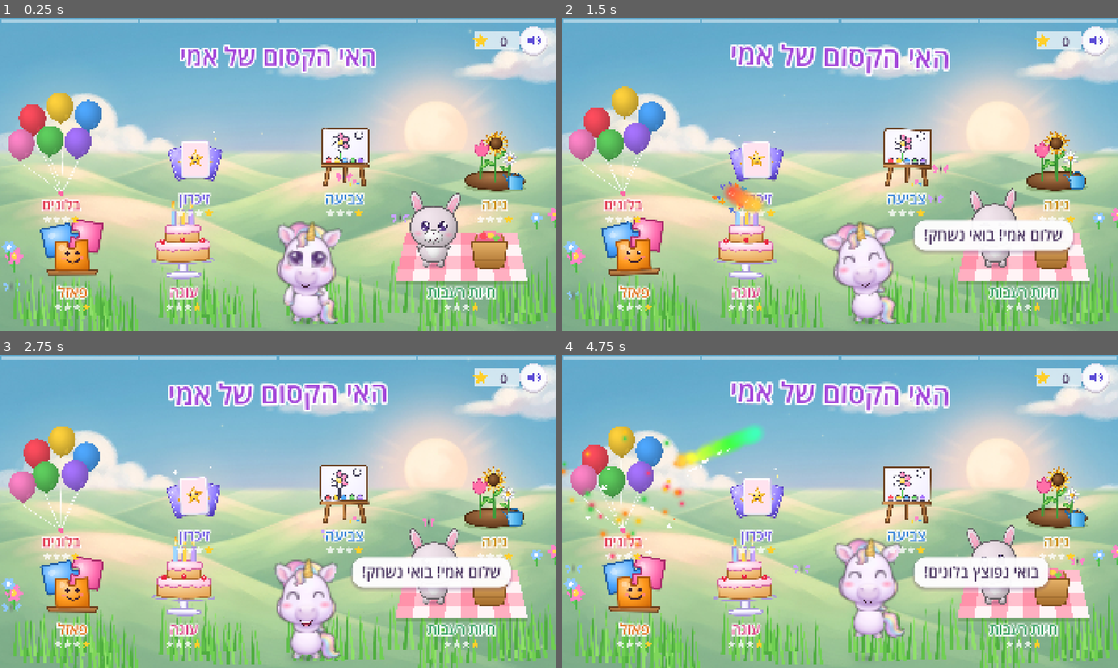
Above: before the commit, frames 1-4 (two rows, left to right).
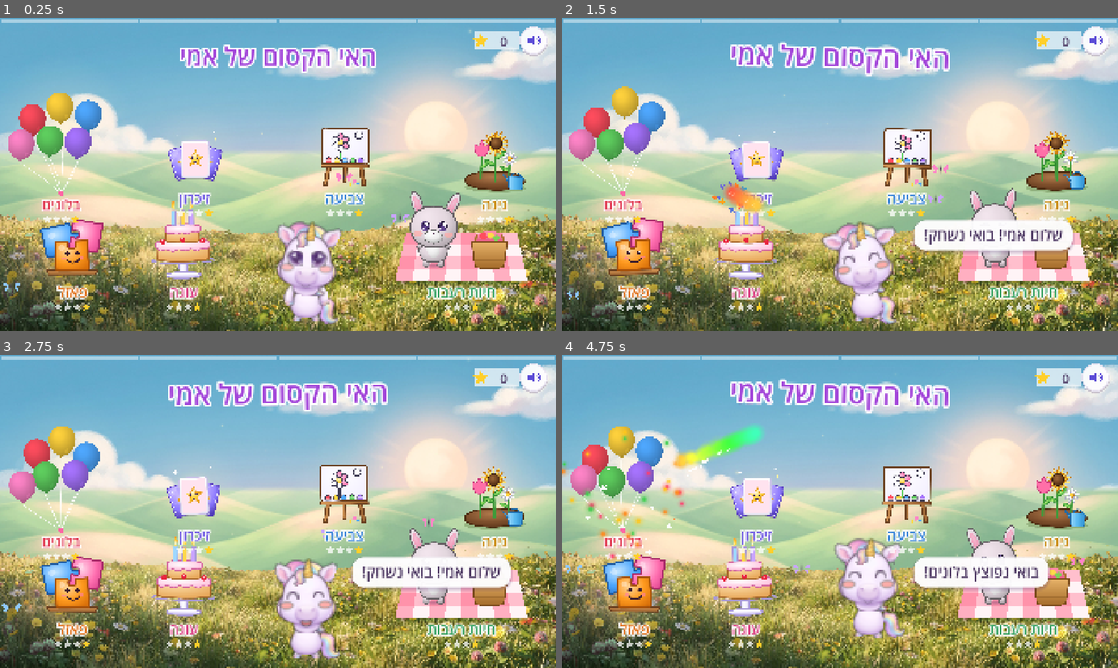
Above: after the commit, the same moments.

Repository: 0gring/EMI-Game
Game: Godot game, scene res://scenes/hub.tscn
The game is run twice, just before and just after one commit, with the same random seed, the same clock (stepped at 60 frames per second) and the same inputs.
Inputs (mouse positions are in pixels of both pictures, inside the frame that each line leads up to):
- Up to frame 1 (0.25 s): no input
- Up to frame 2 (1.5 s): move the mouse to (962, 158) at 0.52 s; click (962, 158) at 0.67 s; drag from (728, 190) to (812, 237) at 1.27 s
- Up to frame 3 (2.75 s): move the mouse to (333, 442) at 2.02 s; click (333, 442) at 2.17 s
- Up to frame 4 (4.75 s): drag from (812, 574) to (673, 464) at 2.77 s; move the mouse to (1006, 558) at 3.52 s; click (1006, 558) at 3.67 s; drag from (673, 464) to (756, 433) at 4.27 s

The runs differ from the first frame. In frame 1, 24% of the frame differs, in the area x 0-100%, y 60-100%; in frame 2, 23%; in frame 3, 23%; in frame 4, 24%.

Commit message:
Paint the scenery and props: meadow, trees, cake and garden pieces, mouths
Painted pieces fitted onto the old drawings' canvases (tools/make_props.py)
so World.tex hands them out in place of the SVGs; the near meadow strip,
blossom trees, mushrooms, rocks and flower clumps replace the drawn flowers.

Co-Authored-By: Claude Opus 5.5 <noreply@anthropic.com>
Claude-Session: https://claude.ai/code/session_01Vq7rWJfLkRFcevPa2Fraqn

Diff:
--- a/godot/scripts/cake.gd
+++ b/godot/scripts/cake.gd
@@ -113,7 +113,7 @@
 	cake_root.z_index = 7
 	add_child(cake_root)
 	stand = Sprite2D.new()
-	stand.texture = load("res://art/cake_stand.svg")
+	stand.texture = World.tex("cake_stand")
 	stand.centered = false
 	add_child(stand)
 	stand.z_index = 7
@@ -245,11 +245,11 @@
 func _icon(node: Node2D, it: Dictionary, r: float) -> void:
 	if it["kind"] == "icing":
 		var bowl := Sprite2D.new()
-		bowl.texture = load("res://art/cake_bowl.svg")
+		bowl.texture = World.tex("cake_bowl")
 		bowl.scale = Vector2.ONE * r * 2.3 / 512.0
 		bowl.position = Vector2(0, -r * 0.1)
 		var cream := Sprite2D.new()
-		cream.texture = load("res://art/cake_cream.svg")
+		cream.texture = World.tex("cake_cream")
 		cream.modulate = it["tint"]
 		cream.scale = Vector2.ONE * r * 1.7 / 512.0
 		cream.position = Vector2(0, -r * 0.55)
@@ -257,7 +257,7 @@
 		node.add_child(bowl)
 		return
 	var s := Sprite2D.new()
-	s.texture = load("res://art/%s.svg" % it["tex"])
+	s.texture = World.tex(it["tex"])
 	s.modulate = it["tint"]
 	s.scale = Vector2.ONE * r * 1.75 / 512.0 * float(it["scale"])
 	node.add_child(s)
@@ -300,7 +300,7 @@
 	cake_root.add_child(node)
 	var mk := func(tex: String, col: Color) -> Sprite2D:
 		var s := Sprite2D.new()
-		s.texture = load("res://art/%s.svg" % tex)
+		s.texture = World.tex(tex)
 		s.centered = false
 		s.position = Vector2(-256.0 * g["sx"], -300.0 * g["sy"])
 		s.scale = Vector2(g["sx"], g["sy"])
@@ -358,13 +358,13 @@
 	bowl.z_index = 9
 	var bs := W * 0.5 / 512.0
 	var cream := Sprite2D.new()
-	cream.texture = load("res://art/cake_cream.svg")
+	cream.texture = World.tex("cake_cream")
 	cream.modulate = icing
 	cream.scale = Vector2.ONE * bs * 0.8
 	cream.position = Vector2(0, -60)
 	bowl.add_child(cream)
 	var b := Sprite2D.new()
-	b.texture = load("res://art/cake_bowl.svg")
+	b.texture = World.tex("cake_bowl")
 	b.scale = Vector2.ONE * bs
 	bowl.add_child(b)
 	bowl.position = cake_root.position + Vector2(W * 0.35, top["top"] - W * 0.55 - size.y * 0.5)
@@ -440,7 +440,7 @@
 	spots.erase(target)
 	var t: Dictionary = tiers[target["tier"]]
 	var s := Sprite2D.new()
-	s.texture = load("res://art/%s.svg" % tp["tex"])
+	s.texture = World.tex(tp["tex"])
 	var final := Vector2.ONE * W * 0.16 / 512.0 * 2.0 * float(tp["size"])
 	s.scale = final * 1.3
 	s.z_index = 9
@@ -469,7 +469,7 @@
 
 func _shake() -> void:
 	var shaker := Sprite2D.new()
-	shaker.texture = load("res://art/cake_shaker.svg")
+	shaker.texture = World.tex("cake_shaker")
 	shaker.scale = Vector2.ONE * W * 0.35 / 512.0
 	shaker.z_index = 9
 	var top: Dictionary = tiers[tiers.size() - 1]
@@ -492,7 +492,7 @@
 	for k in 6:
 		var t: Dictionary = tiers[randi() % tiers.size()]
 		var s := Sprite2D.new()
-		s.texture = load("res://art/cake_sprinkle.svg")
+		s.texture = World.tex("cake_sprinkle")
 		s.modulate = Color(SPRINKLE_COLS.pick_random())
 		s.scale = Vector2.ONE * W * 0.05 / 256.0 * 2.0
 		s.rotation = randf() * TAU
@@ -548,19 +548,19 @@
 		top["node"].add_child(node)
 		var cs := W * 0.3 / 512.0
 		var candle := Sprite2D.new()
-		candle.texture = load("res://art/cake_candle.svg")
+		candle.texture = World.tex("cake_candle")
 		candle.modulate = Color(CANDLE_COLS[i]).lightened(0.4)
 		candle.scale = Vector2(cs, cs)
 		candle.offset = Vector2(0, -215)
 		node.add_child(candle)
 		var glow := Sprite2D.new()
-		glow.texture = load("res://art/glow.svg")
+		glow.texture = World.tex("glow")
 		glow.modulate = Color(1, 0.85, 0.4, 0.0)
 		glow.scale = Vector2.ONE * cs * 3.2
 		glow.position = Vector2(0, -400.0 * cs)
 		node.add_child(glow)
 		var flame := Sprite2D.new()
-		flame.texture = load("res://art/cake_flame.svg")
+		flame.texture = World.tex("cake_flame")
 		flame.scale = Vector2.ZERO
 		flame.position = Vector2(0, -395.0 * cs)
 		flame.offset = Vector2(0, -150)
@@ -614,7 +614,7 @@
 func _smoke(p: Vector2) -> void:
 	for k in 5:
 		var s := Sprite2D.new()
-		s.texture = load("res://art/glow.svg")
+		s.texture = World.tex("glow")
 		s.modulate = Color(0.85, 0.85, 0.92, 0.75)
 		s.scale = Vector2.ONE * 0.12
 		s.position = p
@@ -693,7 +693,7 @@
 				"top":
 					if state == "decorate":
 						var ghost := Sprite2D.new()
-						ghost.texture = load("res://art/%s.svg" % b["data"]["tex"])
+						ghost.texture = World.tex(b["data"]["tex"])
 						ghost.scale = Vector2.ONE * W * 0.13 / 512.0 * 2.6 * float(b["data"]["size"])
 						ghost.position = p + Vector2(0, -40)
 						ghost.z_index = 15
--- a/godot/scripts/colorpop.gd
+++ b/godot/scripts/colorpop.gd
@@ -112,7 +112,7 @@
 		col = c
 		r = radius
 		body = Sprite2D.new()
-		body.texture = load("res://art/balloon.svg")
+		body.texture = World.tex("balloon")
 		body.modulate = Color(c["c"]) if not rainbow else Color.WHITE
 		body.scale = Vector2.ONE * r / 190.0
 		add_child(body)
@@ -123,26 +123,26 @@
 		var fs := r / 190.0
 		for side in [-1, 1]:
 			var e := Sprite2D.new()
-			e.texture = load("res://art/eye.svg")
+			e.texture = World.tex("eye")
 			e.position = Vector2(side * 52, -40) * fs
 			e.scale = Vector2.ONE * 0.2 * fs
 			add_child(e)
 			eyes.append(e)
 			var h := Sprite2D.new()
-			h.texture = load("res://art/eye_happy.svg")
+			h.texture = World.tex("eye_happy")
 			h.position = e.position
 			h.scale = e.scale
 			h.visible = false
 			add_child(h)
 			happy.append(h)
 			var ck := Sprite2D.new()
-			ck.texture = load("res://art/cheek.svg")
+			ck.texture = World.tex("cheek")
 			ck.position = Vector2(side * 95, 20) * fs
 			ck.scale = Vector2.ONE * 0.22 * fs
 			add_child(ck)
 		for k in ["smile", "open", "o", "tongue", "grin"]:
 			var m := Sprite2D.new()
-			m.texture = load("res://art/mouth_%s.svg" % k)
+			m.texture = World.tex("mouth_%s" % k)
 			m.position = Vector2(0, 40) * fs
 			m.scale = Vector2.ONE * 0.28 * fs
 			m.visible = k == "smile"
@@ -150,7 +150,7 @@
 			mouths[k] = m
 		if present:
 			box = Sprite2D.new()
-			box.texture = load("res://art/present.svg")
+			box.texture = World.tex("present")
 			box.scale = Vector2.ONE * 0.22 * fs
 			box.position = Vector2(0, 330) * fs
 			add_child(box)
@@ -354,7 +354,7 @@
 
 func _present(pos: Vector2) -> void:
 	var box := Sprite2D.new()
-	box.texture = load("res://art/present.svg")
+	box.texture = World.tex("present")
 	box.scale = Vector2(0.3, 0.3)
 	box.position = pos
 	box.z_index = 9
@@ -476,7 +476,7 @@
 	sb.shadow_size = 12
 	sb.shadow_offset = Vector2(0, 8)
 	banner_node.draw_style_box(sb, rect)
-	var bal: Texture2D = load("res://art/balloon.svg")
+	var bal: Texture2D = World.tex("balloon")
 	var bs := 120.0
 	var bc := Vector2(rect.end.x - 80, c.y + sin(Time.get_ticks_msec() / 400.0) * 6.0)
 	banner_node.draw_texture_rect(bal, Rect2(bc - Vector2(bs, bs) / 2, Vector2(bs, bs)), false, Color(target["c"]))
--- a/godot/scripts/creature.gd
+++ b/godot/scripts/creature.gd
@@ -80,7 +80,7 @@
 	build()
 
 func tex(name: String) -> Texture2D:
-	return load("res://art/%s.svg" % name)
+	return World.tex(name)
 
 func spr(name: String, parent: Node, pos: Vector2, scl: float, col := Color.WHITE, z := 0) -> Sprite2D:
 	var s := Sprite2D.new()
--- a/godot/scripts/feed.gd
+++ b/godot/scripts/feed.gd
@@ -149,7 +149,7 @@
 	var rh := size.y * 0.4 / rows
 	for i in n:
 		var f := Sprite2D.new()
-		f.texture = load("res://art/food_%s.svg" % food)
+		f.texture = World.tex("food_%s" % food)
 		var r := i / cols
 		var c := i % cols
 		var in_row := mini(cols, n - r * cols)
@@ -165,7 +165,7 @@
 		tw.tween_property(f, "scale", Vector2.ONE * float(f.get_meta("base")), 0.35).set_trans(Tween.TRANS_BACK).set_ease(Tween.EASE_OUT)
 	for i in want:
 		var p := Sprite2D.new()
-		p.texture = load("res://art/plate.svg")
+		p.texture = World.tex("plate")
 		p.scale = Vector2.ONE * 0.2
 		p.z_index = 11
 		add_child(p)
@@ -275,7 +275,7 @@
 	Game.note("xylophone", ["C5", "D5", "E5", "F5", "G5", "A5", "B5", "C6", "D6", "E6"][n - 1], 0.6)
 	var pl := plates[n - 1]
 	var plate_food := Sprite2D.new()
-	plate_food.texture = load("res://art/food_%s.svg" % food)
+	plate_food.texture = World.tex("food_%s" % food)
 	plate_food.scale = Vector2.ZERO
 	pl.add_child(plate_food)
 	var tw := plate_food.create_tween()
--- a/godot/scripts/garden.gd
+++ b/godot/scripts/garden.gd
@@ -86,7 +86,7 @@
 
 	func _spr(name: String, parent: Node, pos := Vector2.ZERO, scl := 1.0, off := Vector2.ZERO) -> Sprite2D:
 		var s := Sprite2D.new()
-		s.texture = load("res://art/%s.svg" % name)
+		s.texture = World.tex(name)
 		s.position = pos
 		s.scale = Vector2.ONE * scl
 		s.offset = off
@@ -211,20 +211,20 @@
 		r = size_px * 0.9
 		if bee:
 			body = Sprite2D.new()
-			body.texture = load("res://art/garden_bee.svg")
+			body.texture = World.tex("garden_bee")
 			body.scale = Vector2.ONE * size_px / 220.0
 			add_child(body)
 		else:
 			for side in [-1, 1]:
 				var wg := Sprite2D.new()
-				wg.texture = load("res://art/butterfly_wing.svg")
+				wg.texture = World.tex("butterfly_wing")
 				wg.offset = Vector2(100, -10)
 				wg.modulate = col
 				wg.scale = Vector2(side, 1) * size_px / 520.0
 				add_child(wg)
 				wings.append(wg)
 			body = Sprite2D.new()
-			body.texture = load("res://art/glow.svg")
+			body.texture = World.tex("glow")
 			body.modulate = Color("#4a3b52")
 			body.scale = Vector2(0.04, 0.13) * size_px / 70.0
 			add_child(body)
@@ -248,26 +248,26 @@
 	var f := {}
 	for side in [-1, 1]:
 		var e := Sprite2D.new()
-		e.texture = load("res://art/eye.svg")
+		e.texture = World.tex("eye")
 		e.position = Vector2(side * 70, eye_y) * sc
 		e.scale = Vector2.ONE * 0.24 * sc
 		parent.add_child(e)
 		f["eye%d" % side] = e
 		var hp := Sprite2D.new()
-		hp.texture = load("res://art/eye_happy.svg")
+		hp.texture = World.tex("eye_happy")
 		hp.position = e.position
 		hp.scale = e.scale
 		hp.visible = false
 		parent.add_child(hp)
 		f["happy%d" % side] = hp
 		var ck := Sprite2D.new()
-		ck.texture = load("res://art/cheek.svg")
+		ck.texture = World.tex("cheek")
 		ck.position = Vector2(side * 110, eye_y + 60) * sc
 		ck.scale = Vector2.ONE * 0.26 * sc
 		parent.add_child(ck)
 	for k in ["smile", "grin", "o"]:
 		var m := Sprite2D.new()
-		m.texture = load("res://art/mouth_%s.svg" % k)
+		m.texture = World.tex("mouth_%s" % k)
 		m.position = Vector2(0, mouth_y) * sc
 		m.scale = Vector2.ONE * 0.36 * sc
 		m.visible = k == "smile"
@@ -289,7 +289,7 @@
 	sun_node.z_index = 3
 	add_child(sun_node)
 	var body := Sprite2D.new()
-	body.texture = load("res://art/garden_sun.svg")
+	body.texture = World.tex("garden_sun")
 	body.scale = Vector2.ONE * size.y * 0.27 / 512.0
 	sun_node.add_child(body)
 	sun_node.set_meta("body", body)
@@ -305,7 +305,7 @@
 	cloud.z_index = 4
 	add_child(cloud)
 	var body := Sprite2D.new()
-	body.texture = load("res://art/cloud.svg")
+	body.texture = World.tex("cloud")
 	body.scale = Vector2(1.0, 0.92) * size.y / 1080.0
 	cloud.add_child(body)
 	cloud.set_meta("body", body)
@@ -358,7 +358,7 @@
 
 func _dirt(pos: Vector2) -> void:
 	var p := CPUParticles2D.new()
-	p.texture = load("res://art/glow.svg")
+	p.texture = World.tex("glow")
 	p.position = pos + Vector2(0, -10)
 	p.amount = 16
 	p.lifetime = 0.7
@@ -380,7 +380,7 @@
 ## Water drops pouring from `pos`, falling about `fall` pixels.
 func _drops(pos: Vector2, spread_w: float, amount: int, secs: float, fall: float) -> CPUParticles2D:
 	var p := CPUParticles2D.new()
-	p.texture = load("res://art/glow.svg")
+	p.texture = World.tex("glow")
 	p.position = pos
 	p.amount = amount
 	p.lifetime = clampf(sqrt(2.0 * fall / 2200.0), 0.3, 1.2)
@@ -466,7 +466,7 @@
 func _water(b: Bed) -> void:
 	b.busy = true
 	var can := Sprite2D.new()
-	can.texture = load("res://art/garden_can.svg")
+	can.texture = World.tex("garden_can")
 	var cs := b.w * 0.75 / 512.0
 	can.scale = Vector2.ONE * cs
 	var top := b.head_global()
@@ -579,7 +579,7 @@
 	if complete:
 		return
 	var carrot := Sprite2D.new()
-	carrot.texture = load("res://art/food_carrot.svg")
+	carrot.texture = World.tex("food_carrot")
 	var spot := Vector2(size.x * 0.22, size.y * 0.975)
 	carrot.position = spot
 	carrot.scale = Vector2.ZERO
@@ -627,7 +627,7 @@
 		return
 	if puddle == null:
 		puddle = Sprite2D.new()
-		puddle.texture = load("res://art/garden_puddle.svg")
+		puddle.texture = World.tex("garden_puddle")
 		puddle.z_index = 3
 		add_child(puddle)
 	puddle.position = Vector2(size.x * 0.58, size.y * 0.965)
@@ -694,7 +694,7 @@
 func _bouquet() -> void:
 	var at := Vector2(size.x * 0.55, size.y * 0.56)
 	var wrap := Sprite2D.new()
-	wrap.texture = load("res://art/garden_wrap.svg")
+	wrap.texture = World.tex("garden_wrap")
 	var ws := size.y * 0.3 / 512.0
 	wrap.scale = Vector2.ZERO
 	wrap.position = at + Vector2(0, size.y * 0.1)
--- a/godot/scripts/hub.gd
+++ b/godot/scripts/hub.gd
@@ -88,7 +88,7 @@
 	var lv := Game.level_of(id)
 	for k in 4:
 		var st := Sprite2D.new()
-		st.texture = load("res://art/star5.svg")
+		st.texture = World.tex("star5")
 		st.scale = Vector2(0.11, 0.11)
 		st.position = pos + Vector2((1.5 - k) * 32.0, 86)
 		st.modulate = Color("#ffcf2a") if k < lv else Color(1, 1, 1, 0.75)
@@ -146,14 +146,14 @@
 	var glow: Sprite2D
 	func setup(id: String, h: float) -> void:
 		glow = Sprite2D.new()
-		glow.texture = load("res://art/glow.svg")
+		glow.texture = World.tex("glow")
 		glow.scale = Vector2.ONE * h / 160.0
 		glow.position = Vector2(0, -h * 0.5)
 		glow.modulate = Color(1, 0.96, 0.8, 0.45)
 		add_child(glow)
 		spr = Sprite2D.new()
 		var path := "res://art/%s_portal.svg" % id
-		spr.texture = load(path) if ResourceLoader.exists(path) else load("res://art/star5.svg")
+		spr.texture = load(path) if ResourceLoader.exists(path) else World.tex("star5")
 		var k := h / 512.0
 		spr.scale = Vector2(k, k)
 		spr.offset = Vector2(0, -256)
@@ -171,7 +171,7 @@
 	const SPOTS := [Vector2(-120, -330), Vector2(0, -400), Vector2(120, -340), Vector2(-60, -230), Vector2(70, -240), Vector2(-180, -210)]
 	func _ready() -> void:
 		var glow := Sprite2D.new()
-		glow.texture = load("res://art/glow.svg")
+		glow.texture = World.tex("glow")
 		glow.scale = Vector2(2.6, 2.6)
 		glow.position = Vector2(0, -300)
 		glow.modulate = Color(1, 0.95, 0.8, 0.5)
@@ -179,7 +179,7 @@
 		add_child(glow)
 		for i in SPOTS.size():
 			var b := Sprite2D.new()
-			b.texture = load("res://art/balloon.svg")
+			b.texture = World.tex("balloon")
 			b.modulate = Color(COLS[i])
 			b.scale = Vector2(0.34, 0.34)
 			b.position = SPOTS[i]
--- a/godot/scripts/hud.gd
+++ b/godot/scripts/hud.gd
@@ -62,7 +62,7 @@
 ## A star flies from `from` to the counter, which pops when it lands.
 func fly_star(from: Vector2) -> void:
 	var s := Sprite2D.new()
-	s.texture = load("res://art/star5.svg")
+	s.texture = World.tex("star5")
 	s.modulate = Color("#ffd23d")
 	s.scale = Vector2(0.35, 0.35)
 	s.position = from
@@ -141,6 +141,6 @@
 	# star counter
 	var sc := _star_pos()
 	dn.draw_rect(Rect2(sc + Vector2(-r * 1.25, -r * 0.62), Vector2(r * 3.3, r * 1.24)), Color(1, 1, 1, 0.7))
-	var st: Texture2D = load("res://art/star5.svg")
+	var st: Texture2D = World.tex("star5")
 	var ss := r * 1.05 * star_pop
 	dn.draw_texture_rect(st, Rect2(sc + Vector2(-r * 0.75 - ss / 2, -ss / 2), Vector2(ss, ss)), false, Color("#ffcf2a"))
--- a/godot/scripts/memory.gd
+++ b/godot/scripts/memory.gd
@@ -89,30 +89,30 @@
 		h = ch
 		var s := w / 360.0
 		shade = Sprite2D.new()
-		shade.texture = load("res://art/glow.svg")
+		shade.texture = World.tex("glow")
 		shade.modulate = Color(0.2, 0.1, 0.4, 0.0)
 		shade.scale = Vector2(w / 160.0, h / 900.0)
 		shade.position = Vector2(0, h * 0.5)
 		add_child(shade)
 		glow = Sprite2D.new()
-		glow.texture = load("res://art/memory_glow.svg")
+		glow.texture = World.tex("memory_glow")
 		glow.scale = Vector2.ONE * s
 		glow.modulate.a = 0.0
 		add_child(glow)
 		content = Node2D.new()
 		add_child(content)
 		back = Sprite2D.new()
-		back.texture = load("res://art/memory_back.svg")
+		back.texture = World.tex("memory_back")
 		back.scale = Vector2.ONE * s
 		content.add_child(back)
 		face = Node2D.new()
 		content.add_child(face)
 		var f := Sprite2D.new()
-		f.texture = load("res://art/memory_face.svg")
+		f.texture = World.tex("memory_face")
 		f.scale = Vector2.ONE * s
 		face.add_child(f)
 		var win := Sprite2D.new()
-		win.texture = load("res://art/memory_window.svg")
+		win.texture = World.tex("memory_window")
 		win.scale = Vector2.ONE * s
 		win.modulate = Color(PASTEL.get(sp, "#ffffff"))
 		face.add_child(win)
--- a/godot/scripts/puzzle.gd
+++ b/godot/scripts/puzzle.gd
@@ -81,7 +81,7 @@
 	slot_lines.z_index = 7
 	add_child(slot_lines)
 	hint = Sprite2D.new()
-	hint.texture = load("res://art/glow.svg")
+	hint.texture = World.tex("glow")
 	hint.modulate = Color(1, 0.95, 0.6, 0.0)
 	hint.z_index = 7
 	add_child(hint)
@@ -204,7 +204,7 @@
 		# a night picture gets stars and a moon instead of a sun
 		for i in 26:
 			var s := Sprite2D.new()
-			s.texture = load("res://art/star4.svg")
+			s.texture = World.tex("star4")
 			s.position = Vector2(randf() * board.size.x, randf_range(0.02, 0.4) * board.size.y)
 			s.scale = Vector2.ONE * randf_range(0.04, 0.1)
 			s.modulate = Color(1, 1, 0.85, randf_range(0.6, 1.0))
--- a/godot/scripts/world.gd
+++ b/godot/scripts/world.gd
@@ -17,7 +17,12 @@
 var motes: Array = []
 var t := 0.0
 
+## Drawn art by name, or its painted replacement (art/p, see tools/make_props.py)
+## when there is one: same canvas, so callers keep their scales and offsets.
 static func tex(name: String) -> Texture2D:
+	var p := "res://art/p/%s.png" % name
+	if ResourceLoader.exists(p):
+		return load(p)
 	return load("res://art/%s.svg" % name)
 
 func setup(mood := {}, keep_clear: Array[Rect2] = [], density := 1.0) -> void:
@@ -83,7 +88,7 @@
 		var pos := Vector2(p.x * size.x, hy + p.y * size.y + 40)
 		if _blocked(pos, keep_clear):
 			continue
-		var tr := _swayer("tree", pos, 0.55 + p.y * 3.0, 3.0, 0.9)
+		var tr := _swayer("tree_blossom" if painted and i % 2 == 1 else "tree", pos, 0.55 + p.y * 3.0, 3.0, 0.9)
 		tr.offset = Vector2(0, -210)
 	for i in int(7 * density):
 		var pos := Vector2(rng.randf_range(0.02, 0.98) * size.x, hy + rng.randf_range(0.1, 0.2) * size.y)
@@ -91,14 +96,33 @@
 			continue
 		var b := _swayer("bush", pos, rng.randf_range(0.32, 0.45), 2.0, 1.2)
 		b.offset = Vector2(0, -150)
+	# the near meadow: long grass and wildflowers along the bottom
+	if painted and ResourceLoader.exists("res://art/bg/meadow.png"):
+		var mead := Sprite2D.new()
+		mead.texture = load("res://art/bg/meadow.png")
+		mead.centered = false
+		var ms := maxf(size.x / mead.texture.get_width(), size.y * 0.36 / mead.texture.get_height())
+		mead.scale = Vector2(ms, ms)
+		mead.position = Vector2((size.x - mead.texture.get_width() * ms) / 2.0, size.y - mead.texture.get_height() * ms)
+		add_child(mead)
+	if painted:
+		# painted clumps of flowers, mushrooms and a mossy rock along the meadow
+		var deco := [["clump_a", 0.3], ["shroom_red", 0.32], ["clump_b", 0.3], ["rock", 0.32], ["shroom_brown", 0.28], ["clump_a", 0.26], ["clump_b", 0.28]]
+		var dx := [0.04, 0.13, 0.27, 0.93, 0.83, 0.62, 0.45]
+		for i in int(deco.size() * density):
+			var pos := Vector2(dx[i] * size.x, hy + rng.randf_range(0.22, 0.4) * size.y)
+			if _blocked(pos, keep_clear):
+				continue
+			var d := _swayer(deco[i][0], pos, deco[i][1] * (0.7 + (pos.y - hy) / size.y), 2.0 if deco[i][0].begins_with("clump") else 0.0, 1.5)
+			d.offset = Vector2(0, -256 if d.texture.get_height() > 300 else -128)
 	var fl := ["flower_pink", "flower_yellow", "flower_white", "flower_blue"]
-	for i in int(34 * density):
+	for i in int((0 if painted else 34) * density):
 		var pos := Vector2(rng.randf() * size.x, hy + rng.randf_range(0.17, 0.46) * size.y)
 		if _blocked(pos, keep_clear):
 			continue
 		var f := _swayer(fl[i % fl.size()], pos, rng.randf_range(0.28, 0.42) * (0.6 + (pos.y - hy) / size.y), 7.0, 2.0)
 		f.offset = Vector2(0, -100)
-	for i in int(26 * density):
+	for i in int((0 if painted else 26) * density):
 		var pos := Vector2(rng.randf() * size.x, size.y - rng.randf_range(0.0, 0.09) * size.y)
 		var g := _swayer("grass", pos, rng.randf_range(0.6, 0.9), 9.0, 2.2)
 		g.offset = Vector2(0, -100)
Binary file added: godot/art/bg/meadow.png
Not shown, added: godot/art/bg/meadow.png.import
Binary file added: godot/art/p/bush.png
Not shown, added: godot/art/p/bush.png.import
Binary file added: godot/art/p/cake_candle.png
Not shown, added: godot/art/p/cake_candle.png.import
Binary file added: godot/art/p/cake_cherry.png
Not shown, added: godot/art/p/cake_cherry.png.import
Binary file added: godot/art/p/cake_flame.png
Not shown, added: godot/art/p/cake_flame.png.import
Binary file added: godot/art/p/cake_heart.png
Not shown, added: godot/art/p/cake_heart.png.import
(and 52 more such lines)
